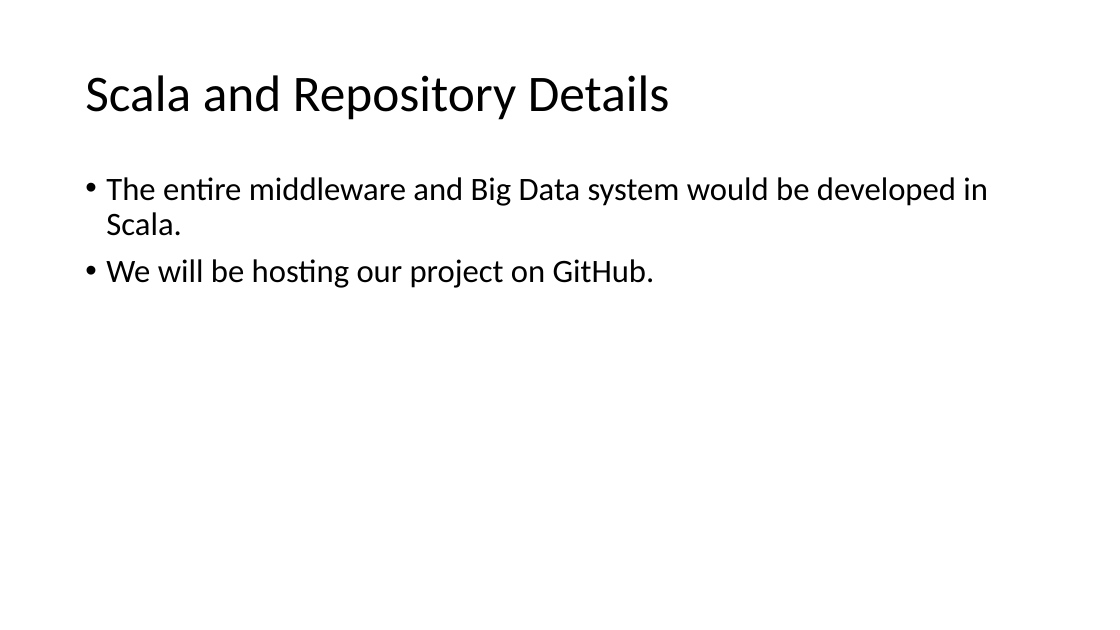
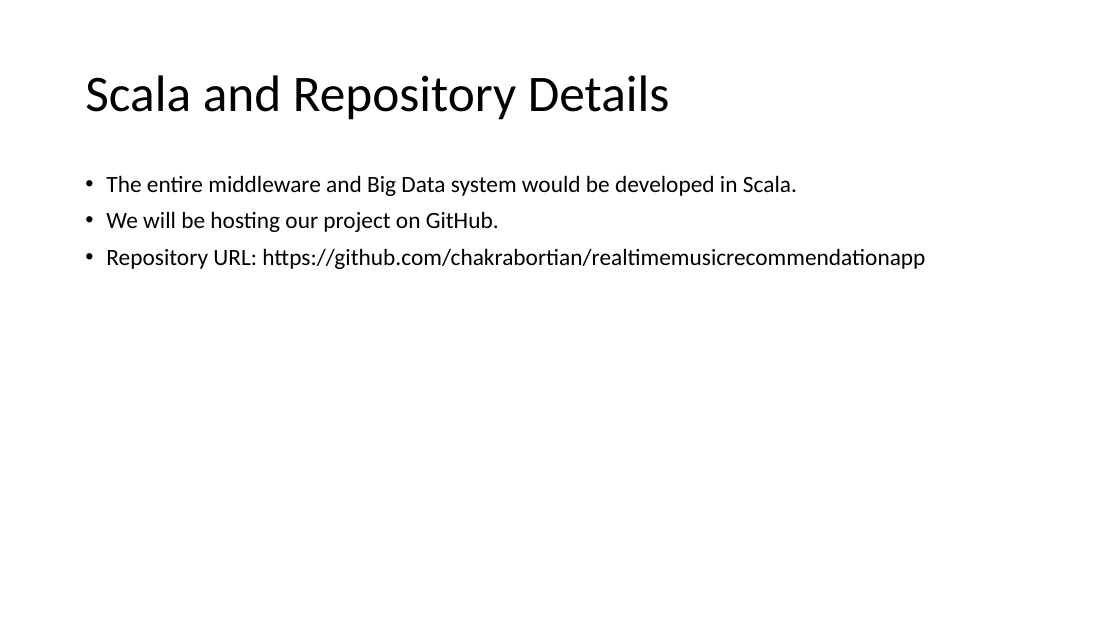
Before and after one commit to chakrabortian/realtimemusicrecommendationapp, a slide deck: slide 7 of Music Recommender - Planning.pptx. Drawn at 1120x630 pixels with LibreOffice and Linux fonts; fonts in the diff are those of the drawing. Boxes give left, top, right and bottom in pixels: in the first picture for what was removed or moved away, otherwise in the second. Text is boxed around its words. In the diff, an @@ line names an element or a change of style, - is before the commit and + after.

```diff
--- a/Music Recommender - Planning.pptx
+++ b/Music Recommender - Planning.pptx
@@ text at [106, 175, 797, 232]: size 28 to 20 pt in "The entire middleware and Big Data system ...", "We will be hosting our project on ..." @@
@@ text at [106, 248, 925, 269]: paragraph added @@
+• Repository URL: https://github.com/chakrabortian/realtimemusicrecommendationapp
```
Also in this commit, not shown: 4 other slides changed.
